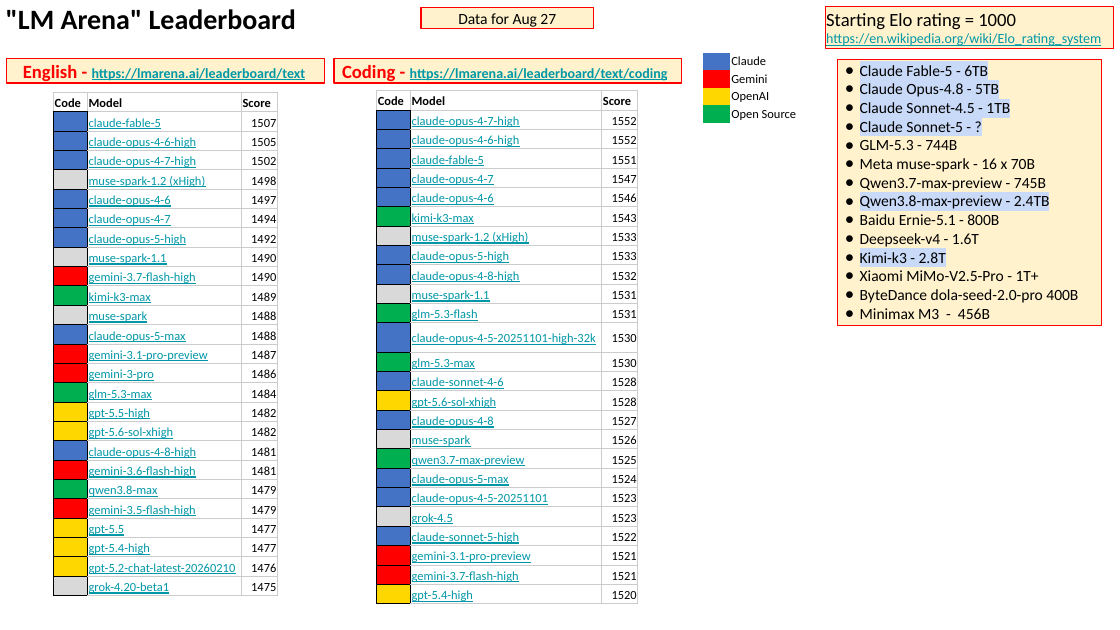
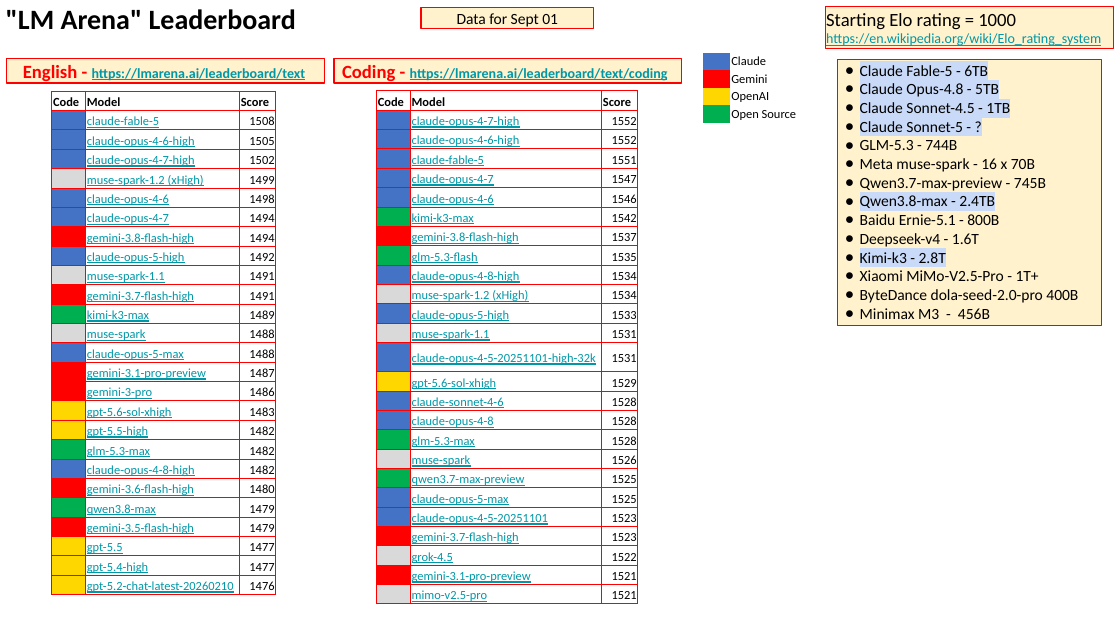
Before and after one commit to lselector/seminar, a slide deck: slide 2 of 2026/2026-09-04-AI-Updates.pptx. Drawn at 1120x630 pixels with LibreOffice and Linux fonts; fonts in the diff are those of the drawing. Boxes give left, top, right and bottom in pixels: in the first picture for what was removed or moved away, otherwise in the second. Text is boxed around its words. In the diff, an @@ line names an element or a change of style, - is before the commit and + after.

Commit message:
update

```diff
--- a/2026/2026-09-04-AI-Updates.pptx
+++ b/2026/2026-09-04-AI-Updates.pptx
@@ text in rectangle at [457, 13, 558, 29]: text changed @@
-Data for Aug 27
+Data for Sept 01
@@ table at [52, 91, 276, 597] @@
-row 2, column 3: 1507
+row 2, column 3: 1508
-row 5, column 3: 1498
+row 5, column 3: 1499
-row 6, column 3: 1497
+row 6, column 3: 1498
+row 8: ■ | gemini-3.8-flash-high | 1494
-row 10, column 3: 1490
+row 10, column 3: 1491
-row 11, column 3: 1490
+row 11, column 3: 1491
-row 17, column 2: glm-5.3-max
+row 17, column 2: gpt-5.6-sol-xhigh
-row 17, column 3: 1484
+row 17, column 3: 1483
-row 19, column 2: gpt-5.6-sol-xhigh
+row 19, column 2: glm-5.3-max
-row 20, column 3: 1481
+row 20, column 3: 1482
-row 21, column 3: 1481
+row 21, column 3: 1480
-row 26: ■ | grok-4.20-beta1 | 1475
@@ fill #4472C4 to #FF0000 in row 8, column 1 @@
@@ fill #D9D9D9 to #4472C4 in row 9, column 1 @@
@@ fill #FF0000 to #D9D9D9 in row 10, column 1 @@
@@ fill #00B050 to #FF0000 in 3 cells @@
@@ fill #D9D9D9 to #00B050 in row 12, column 1 @@
@@ fill #4472C4 to #D9D9D9 in row 13, column 1 @@
@@ fill #FF0000 to #4472C4 in 2 cells @@
@@ fill #4472C4 to #00B050 in row 19, column 1 @@
@@ fill #FF0000 to #00B050 in row 22, column 1 @@
@@ fill #FFD700 to #FF0000 in row 23, column 1 @@
@@ fill #D9D9D9 to #FFD700 in row 26, column 1 @@
@@ text colour #4472C4 to #FF0000, text colour #D9D9D9 to #4472C4, text colour #FF0000 to #D9D9D9, text colour #D9D9D9 to #00B050, text colour #4472C4 to #D9D9D9, text colour #4472C4 to #00B050, text colour #FF0000 to #00B050, text colour #FFD700 to #FF0000, text colour #D9D9D9 to #FFD700 in "■" @@
@@ text colour #00B050 to #FF0000 in "■", "■", "■" @@
@@ text colour #FF0000 to #4472C4 in "■", "■" @@
@@ borders changed @@
@@ table at [376, 91, 637, 606] @@
-row 7: ■ | kimi-k3-max | 1543
-row 8: ■ | muse-spark-1.2 (xHigh) | 1533
+row 7: ■ | kimi-k3-max | 1542
+row 8: ■ | gemini-3.8-flash-high | 1537
+row 9: ■ | glm-5.3-flash | 1535
+row 10: ■ | claude-opus-4-8-high | 1534
+row 11: ■ | muse-spark-1.2 (xHigh) | 1534
-row 10: ■ | claude-opus-4-8-high | 1532
-row 12: ■ | glm-5.3-flash | 1531
-row 13: ■ | claude-opus-4-5-20251101-high-32k | 1530
-row 14: ■ | glm-5.3-max | 1530
+row 14: ■ | claude-opus-4-5-20251101-high-32k | 1531
+row 15: ■ | gpt-5.6-sol-xhigh | 1529
-row 17, column 2: gpt-5.6-sol-xhigh
+row 17, column 2: claude-opus-4-8
-row 18, column 2: claude-opus-4-8
+row 18, column 2: glm-5.3-max
-row 18, column 3: 1527
+row 18, column 3: 1528
-row 21, column 3: 1524
+row 21, column 3: 1525
-row 23, column 2: grok-4.5
+row 23, column 2: gemini-3.7-flash-high
-row 24, column 2: claude-sonnet-5-high
+row 24, column 2: grok-4.5
-row 25: ■ | gemini-3.7-flash-high | 1521
-row 26: ■ | gpt-5.4-high | 1520
+row 26: ■ | mimo-v2.5-pro | 1521
@@ fill #D9D9D9 to #FF0000 in row 8, column 1 @@
@@ fill #4472C4 to #00B050 in 2 cells @@
@@ fill #00B050 to #4472C4 in 2 cells @@
@@ fill #4472C4 to #D9D9D9 in row 13, column 1 @@
@@ fill #4472C4 to #FFD700 in row 15, column 1 @@
@@ fill #FFD700 to #4472C4 in row 16, column 1 @@
@@ fill #D9D9D9 to #00B050 in row 18, column 1 @@
@@ fill #00B050 to #D9D9D9 in row 19, column 1 @@
@@ fill #D9D9D9 to #4472C4 in row 22, column 1 @@
@@ fill #4472C4 to #FF0000 in row 23, column 1 @@
@@ fill #FF0000 to #D9D9D9 in row 24, column 1 @@
@@ fill #FFD700 to #D9D9D9 in row 26, column 1 @@
@@ text colour #D9D9D9 to #FF0000, text colour #4472C4 to #D9D9D9, text colour #4472C4 to #FFD700, text colour #FFD700 to #4472C4, text colour #D9D9D9 to #00B050, text colour #00B050 to #D9D9D9, text colour #D9D9D9 to #4472C4, text colour #4472C4 to #FF0000, text colour #FF0000 to #D9D9D9, text colour #FFD700 to #D9D9D9 in "■" @@
@@ text colour #4472C4 to #00B050, text colour #00B050 to #4472C4 in "■", "■" @@
@@ borders changed @@
@@ text in rectangle at [860, 195, 995, 208]: text changed @@
-● Qwen3.8-max-preview - 2.4TB
+● Qwen3.8-max - 2.4TB
```
Also in this commit, not shown: 7 other slides changed, 2 slides added.
